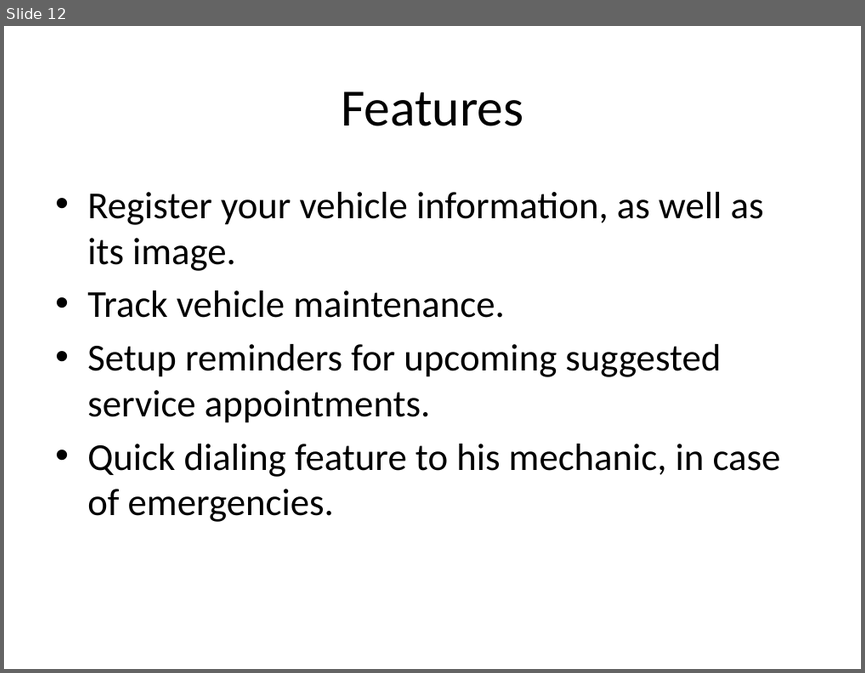
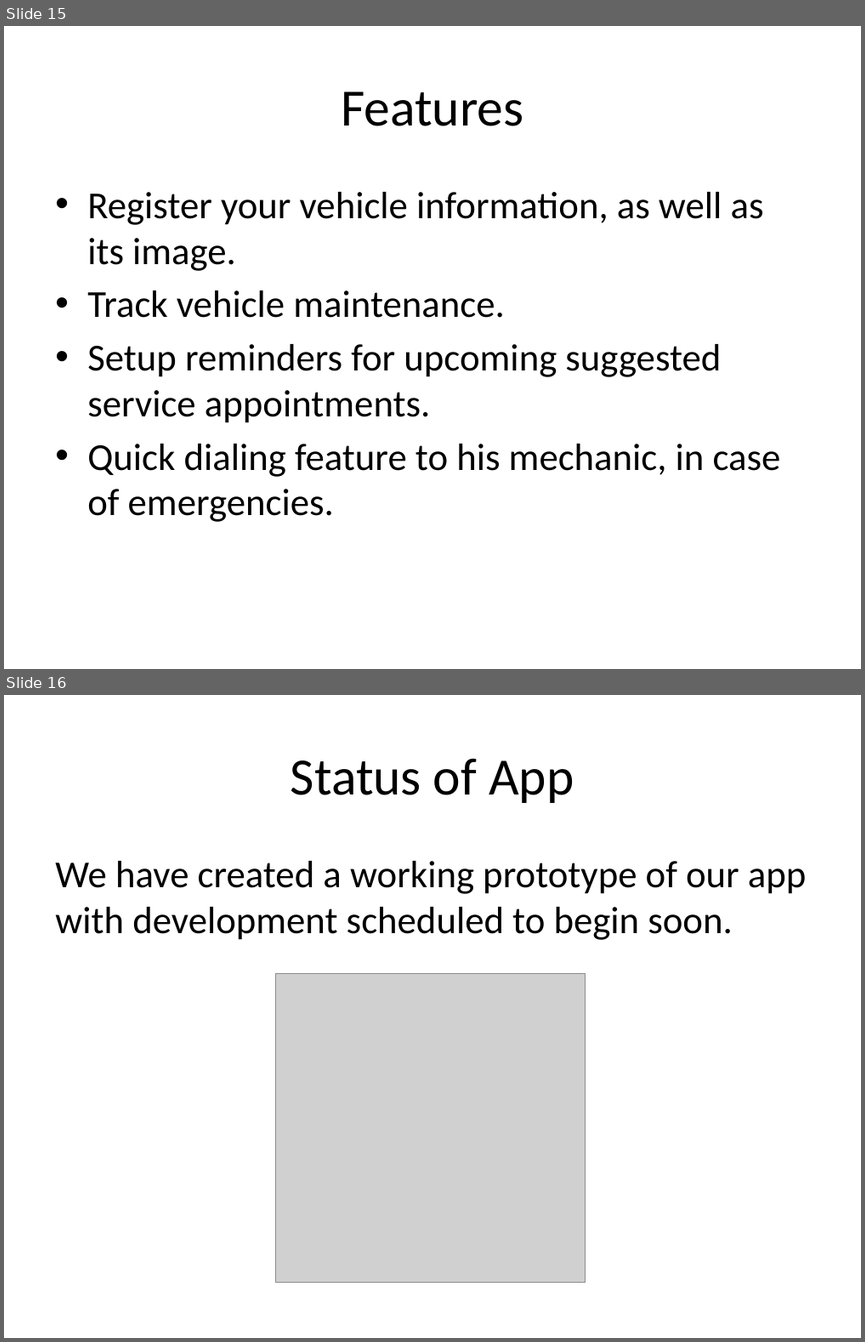
Before and after one commit to paceuniversity/CS6392015team2, a slide deck: Automobile Maintenance App (1).pptx. Shown one above the other, each under a label of ours: slide 12 before the commit, slides 15 and 16 after it. The pictures are 865x673 and 865x1342 pixels, drawn with LibreOffice and Linux fonts; fonts in the diff are those of the drawing; grey boxes stand for pictures. Boxes give left, top, right and bottom in pixels: in the first picture for what was removed or moved away, otherwise in the second. Text is boxed around its words. In the diff, an @@ line names an element or a change of style, - is before the commit and + after.

```diff
--- a/Automobile Maintenance App (1).pptx
+++ b/Automobile Maintenance App (1).pptx
@@ slide 16 added at (4, 695, 861, 1338), background #FFFFFF @@
@@ title added at (290, 758, 574, 803), 44 pt, text #000000 @@
+Status of App
@@ text added at (55, 861, 806, 940), 32 pt, text #000000 @@
+We have created a working prototype of our app with development scheduled to begin soon.
@@ picture added at (276, 974, 585, 1281) @@
@@ what was slide 12 is now slide 15 @@
```
Also in this commit, not shown: 1 slide changed, 4 other slides added, 3 other files.
